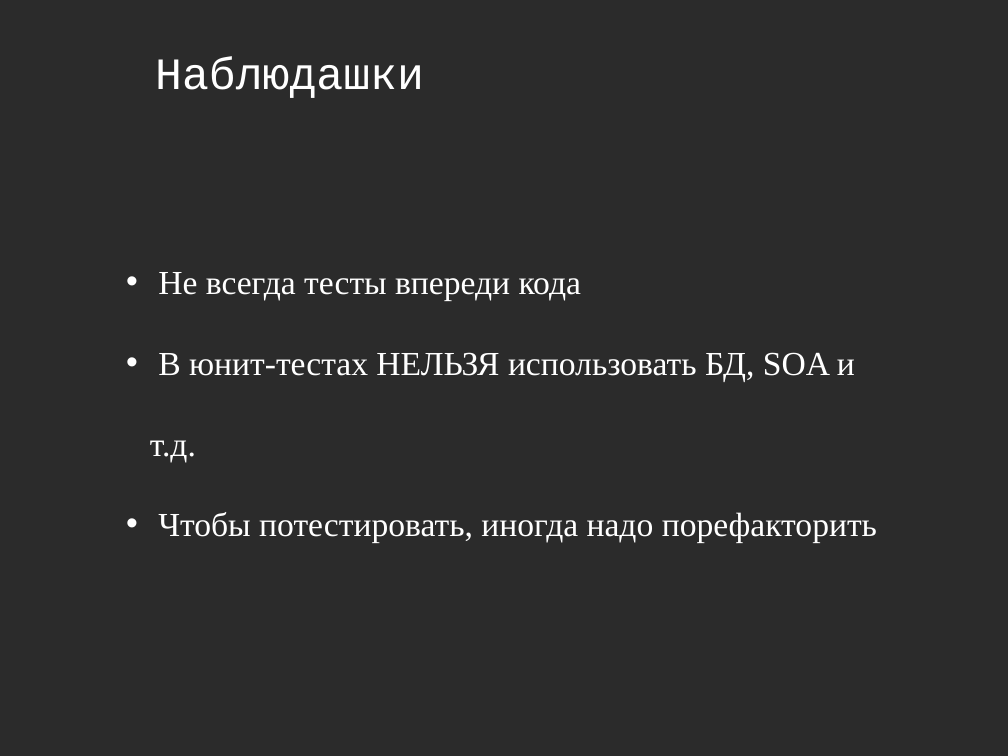
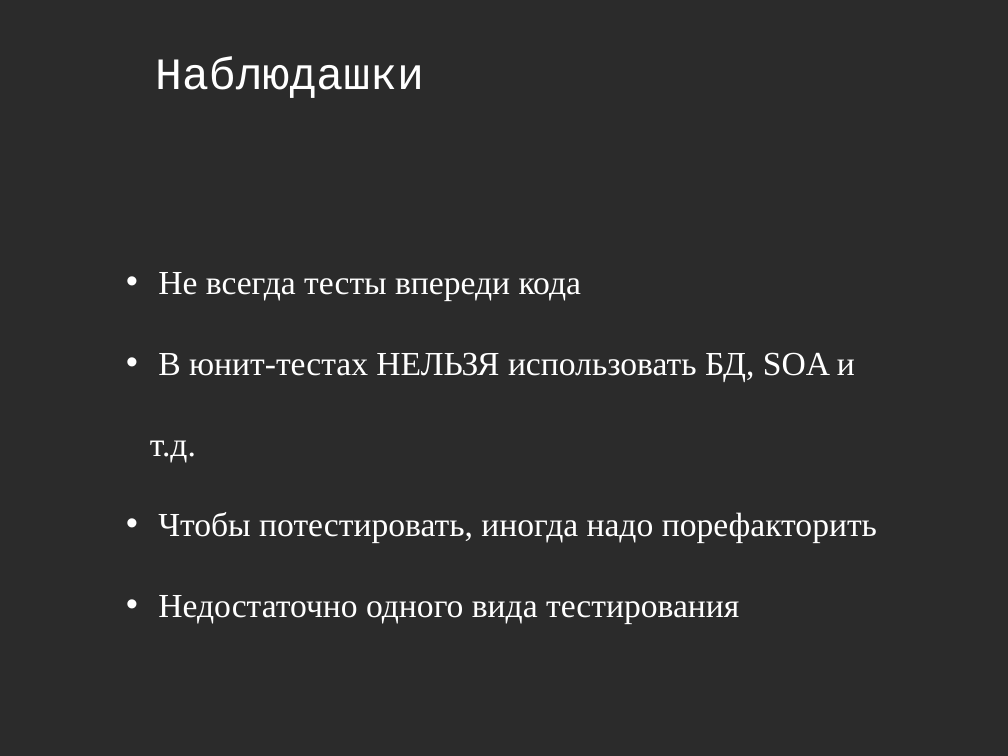
Before and after one commit to asolntsev/presentations, a slide deck: slide 10 of real-life-unit-tests/RealLifeUnitTests.devclub.rus.ppt. Drawn at 1008x756 pixels with LibreOffice and Linux fonts; fonts in the diff are those of the drawing; background and template pictures are left out; a plain dark background stands for a picture behind light text. Boxes give left, top, right and bottom in pixels: in the first picture for what was removed or moved away, otherwise in the second. Text is boxed around its words. In the diff, an @@ line names an element or a change of style, - is before the commit and + after.

Commit message:
minor changes

```diff
--- a/real-life-unit-tests/RealLifeUnitTests.devclub.rus.ppt
+++ b/real-life-unit-tests/RealLifeUnitTests.devclub.rus.ppt
@@ text at (158, 595, 739, 623): paragraph added @@
+• Недостаточно одного вида тестирования
```
Also in this commit, not shown: 1 other slide changed.
